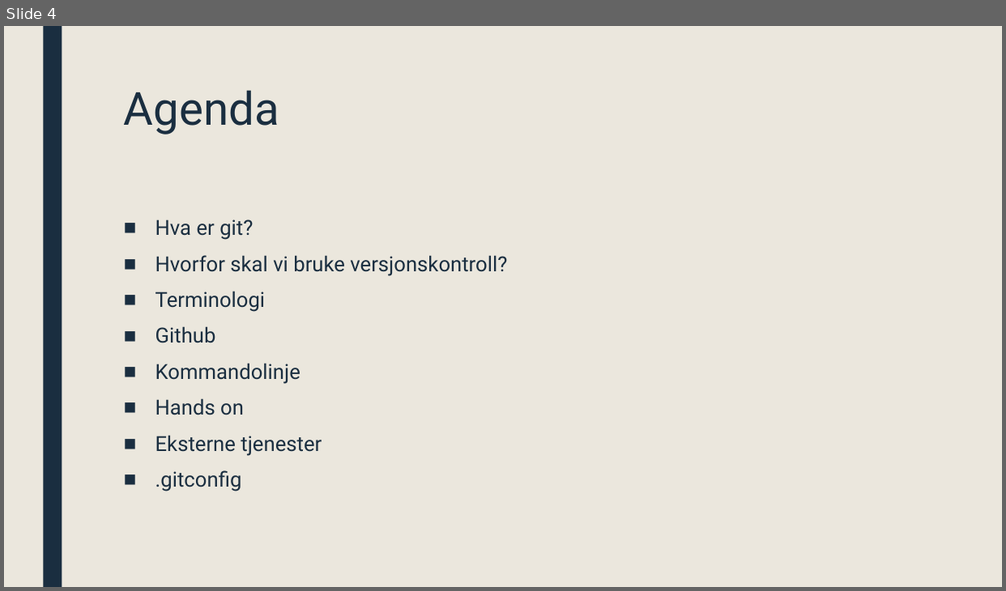
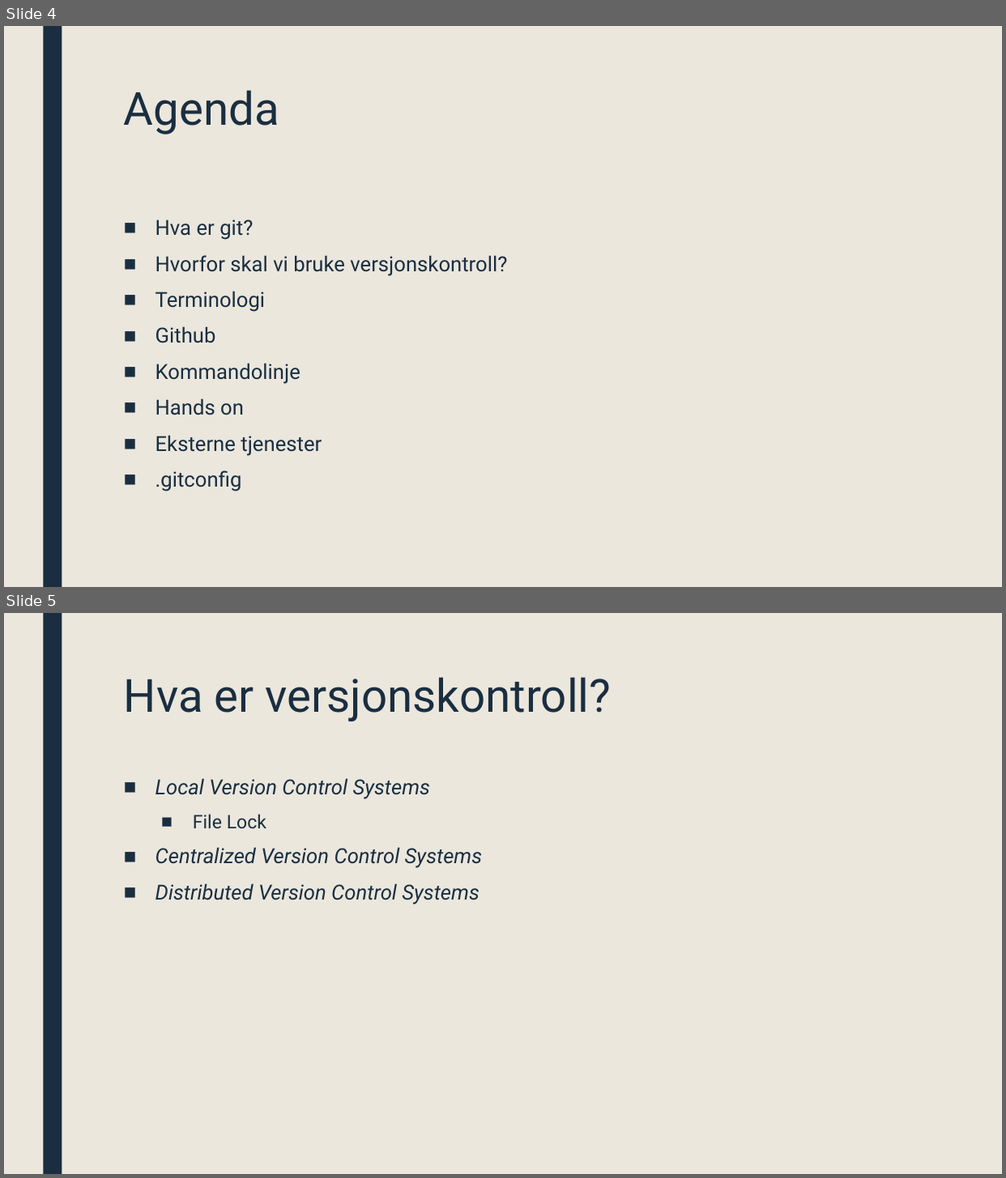
Before and after one commit to ufarm/sommer2016, a slide deck: GIT.pptx. Shown one above the other, each under a label of ours: slide 4 before the commit, slides 4 and 5 after it. The pictures are 1006x591 and 1006x1178 pixels, drawn with LibreOffice and Linux fonts; fonts in the diff are those of the drawing. Boxes give left, top, right and bottom in pixels: in the first picture for what was removed or moved away, otherwise in the second. Text is boxed around its words. In the diff, an @@ line names an element or a change of style, - is before the commit and + after.

```diff
--- a/GIT.pptx
+++ b/GIT.pptx
@@ slide 5 added at [4, 613, 1002, 1174], background #EBE7DD; not listed: 1 template element that a slide beside it also shows @@
@@ title added at [124, 677, 611, 722], 44 pt, text #1A2E40 @@
+Hva er versjonskontroll?
@@ text added at [155, 778, 483, 905], 20 pt, text #1A2E40, italic @@
+  ■ Local Version Control Systems
+    ■ File Lock
+  ■ Centralized Version Control Systems
+  ■ Distributed Version Control Systems
```
Also in this commit, not shown: 5 slides changed, 7 other slides added, 1 slide removed.
